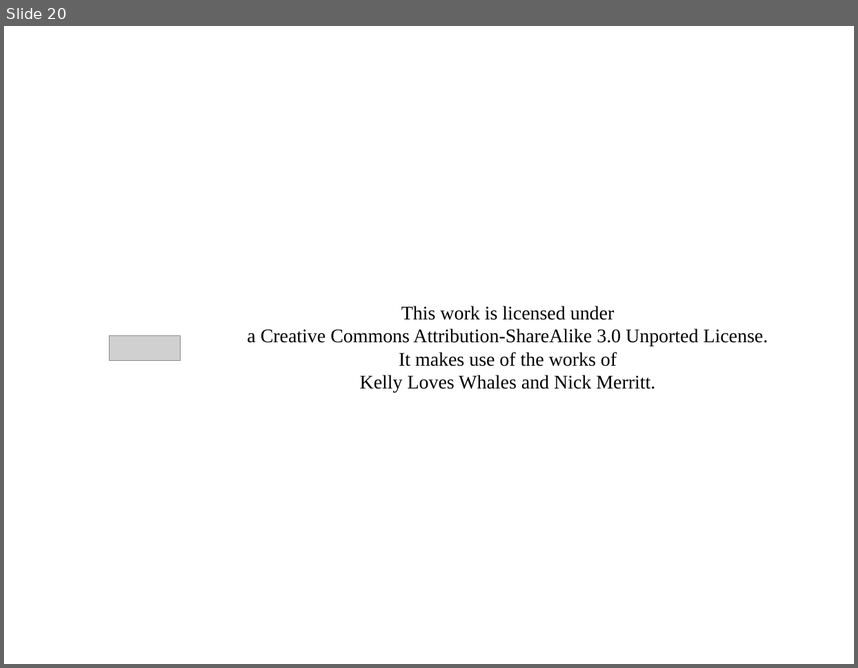
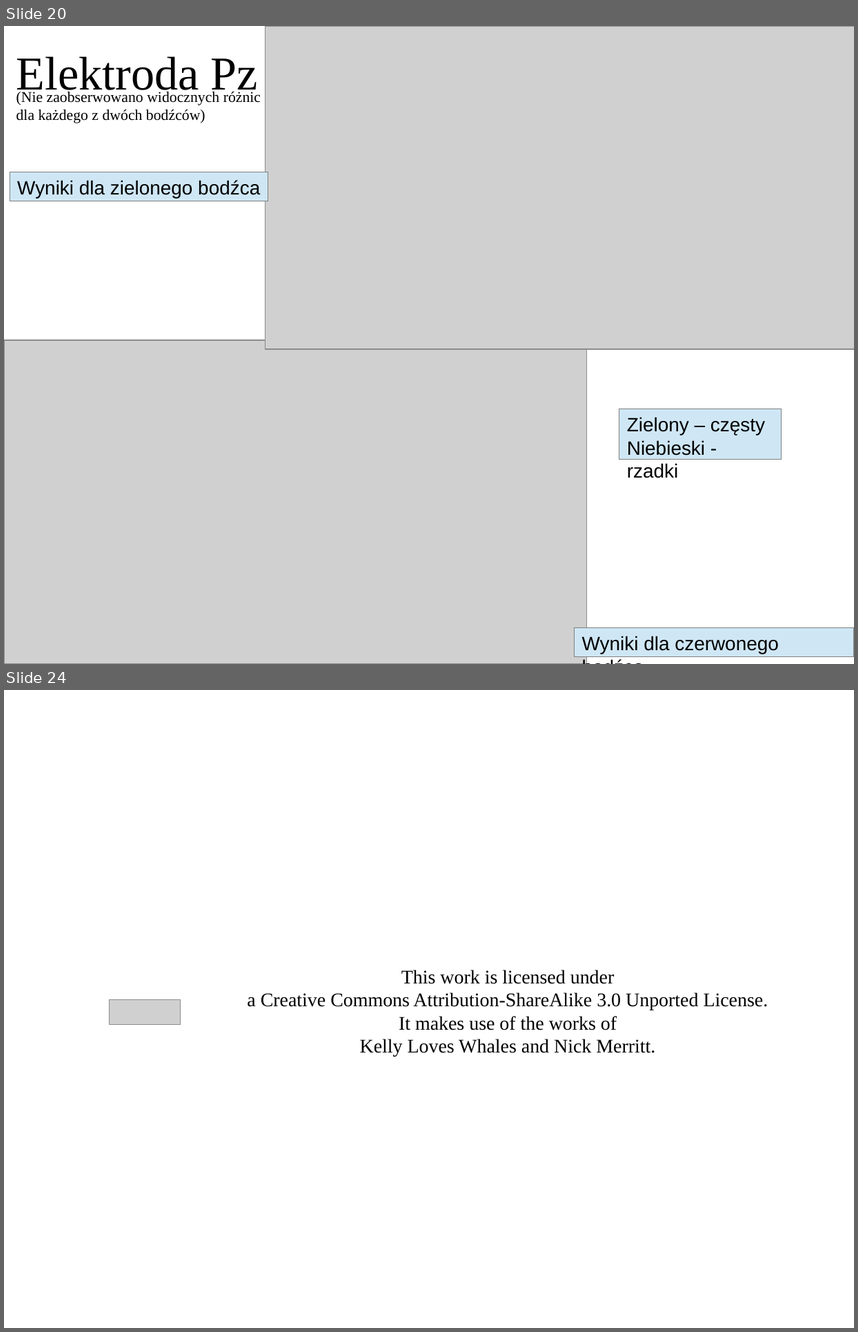
Before and after one commit to BartekKrzepkowski/EEG_Analysis_Lab, a slide deck: BartlomiejKrzepkowski_P300a.odp. Shown one above the other, each under a label of ours: slide 20 before the commit, slides 20 and 24 after it; the slides between them are not shown. The pictures are 858x668 and 858x1332 pixels, drawn with LibreOffice and Linux fonts; fonts in the diff are those of the drawing; grey boxes stand for pictures; background and template pictures are left out. Boxes give left, top, right and bottom in pixels: in the first picture for what was removed or moved away, otherwise in the second. Text is boxed around its words. In the diff, an @@ line names an element or a change of style, - is before the commit and + after.

```diff
--- a/BartlomiejKrzepkowski_P300a.odp
+++ b/BartlomiejKrzepkowski_P300a.odp
@@ slide 20 added at (x1=4, y1=26, x2=854, y2=664), background picture (left out) @@
@@ picture added at (x1=266, y1=26, x2=854, y2=349) @@
@@ title added at (x1=16, y1=56, x2=258, y2=99), 44 pt, text #000000 @@
+Elektroda Pz
@@ title added at (x1=16, y1=92, x2=261, y2=123), 14 pt, text #000000 @@
+(Nie zaobserwowano widocznych różnic
+dla każdego z dwóch bodźców)
@@ rectangle added at (x1=10, y1=172, x2=268, y2=201), fill #CFE7F5, outline #808080 0 pt, 18 pt, text #000000 @@
+Wyniki dla zielonego bodźca
@@ picture added at (x1=4, y1=340, x2=587, y2=664) @@
@@ rectangle added at (x1=619, y1=409, x2=782, y2=459), fill #CFE7F5, outline #808080 0 pt, 18 pt, text #000000 @@
+Zielony – częsty
+Niebieski - rzadki
@@ rectangle added at (x1=575, y1=628, x2=854, y2=657), fill #CFE7F5, outline #808080 0 pt, 18 pt, text #000000 @@
+Wyniki dla czerwonego bodźca
@@ what was slide 20 is now slide 24 @@
```
Also in this commit, not shown: 3 slides changed, 5 other slides added, 2 slides removed, 1 other file.
